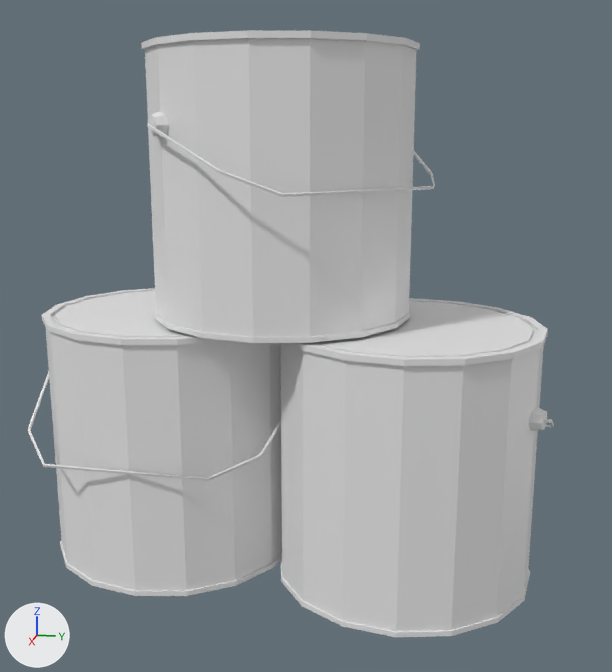
Two versions of the Blender file Assets/Meshes/Buildings/Furniture/BucketOfPaintStack.blend, one commit apart.
One viewpoint serves both versions: a 50 mm camera at (1.571, 0.633, 0.531) aimed at (0.008, 0.32, 0.14). Lighting does not change. The marker at lower left points along +X, +Y and +Z. The same objects are shown in both versions, whatever each file hides.
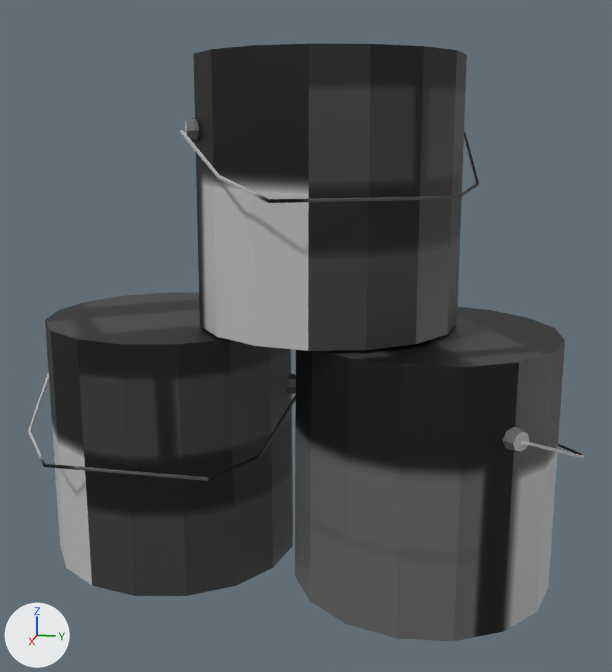
The edits, one by one:
Picture 'Template.png' (img_template_png) is new.
Material 'Template.png' (mat_template_png) is new.
Its texture is img_template_png.
me_circle_002 is used by ob_circle_002; location (0.0, 0.278, 0.561); rotation (0.0, 0.0, 0.802), in degrees (0, 0, 46).
me_circle_002 had 773 vertices, 683 faces and spanned x -0.439..0.436, y -0.45..0.453, z -0.884..0.116.
me_circle_002 now has 364 vertices, 268 faces and spans x -0.437..0.485, y -0.449..0.446, z -0.884..0.096.
me_circle_002 part 1: a new loose piece, a 16-sided cut cone along z (radius 0.249 at the low end, 0.245 at the high end) spanning x -0.036..0.459, y -0.071..0.423, z -0.884..-0.397, in mat_template_png (picture img_template_png).
me_circle_002 part 2: the loose piece of 144 vertices spanning x -0.271..0.23, y -0.243..0.259, z -0.381..0.116 is rebuilt with 48 vertices and now spans x -0.208..0.29, y -0.178..0.319, z -0.391..0.096, in mat_template_png (picture img_template_png).
me_circle_002 part 3: the loose piece of 55 vertices spanning x -0.091..0.432, y 0.043..0.453, z -0.636..-0.526 is rebuilt with 36 vertices and now spans x -0.058..0.485, y 0.146..0.446, z -0.636..-0.526, in mat_template_png (picture img_template_png).
me_circle_002 part 4: the loose piece of 55 vertices spanning x -0.025..0.235, y -0.266..0.279, z -0.134..-0.024 is rebuilt with 36 vertices and now spans x -0.056..0.334, y -0.211..0.323, z -0.143..-0.033, in mat_template_png (picture img_template_png).
me_circle_002 part 5: a new loose piece of 24 vertices spanning x 0.444..0.475, y 0.128..0.173, z -0.549..-0.505, in mat_template_png (picture img_template_png).
me_circle_002 part 6: a new loose piece of 24 vertices spanning x -0.069..-0.023, y -0.181..-0.142, z -0.056..-0.012, in mat_template_png (picture img_template_png).
me_circle_002 part 7: the loose piece of 24 vertices spanning x 0.391..0.432, y 0.232..0.278, z -0.549..-0.505 is deleted.
me_circle_002 part 8: the loose piece of 24 vertices spanning x -0.043..0.001, y -0.255..-0.228, z -0.047..-0.003 is deleted.
me_circle_002 part 9: 8 vertices moved from x -0.034..-0.004, y -0.005..0.026, z -0.549..-0.505 to x -0.03..0.0, y -0.001..0.03, z -0.549..-0.505; 308 vertices removed from x -0.439..0.436, y -0.45..0.406, z -0.884..-0.386; 1 vertex added at x 0.096, y -0.223, z -0.634.
me_circle_002 part 10: 45 faces spanning x -0.437..0.099, y -0.449..0.096, z -0.884..-0.505 switch from no material to mat_template_png (picture img_template_png).

Where the change shows, as pixel boxes [x1, y1, x2, y2] in the pictures (612 x 672 px):
'Circle.002', reshaped: before [28, 30, 554, 638]; after [28, 43, 584, 641]
part 1 of me_circle_002, added: after [295, 307, 565, 641]
part 2 of me_circle_002, rebuilt: before [141, 30, 420, 343]; after [193, 43, 467, 351]
part 3 of me_circle_002, rebuilt: before [544, 419, 554, 428]; after [520, 441, 584, 458]
part 4 of me_circle_002, rebuilt: before [147, 124, 435, 197]; after [180, 130, 479, 203]
part 5 of me_circle_002, added: after [503, 426, 529, 452]
part 6 of me_circle_002, added: after [185, 118, 199, 143]
part 7 of me_circle_002, deleted: before [529, 407, 547, 431]
part 8 of me_circle_002, deleted: before [148, 112, 169, 138]
part 9 of me_circle_002, cut back: before [28, 288, 548, 638]
part 10 of me_circle_002, recoloured: [44, 455, 261, 481] in both
